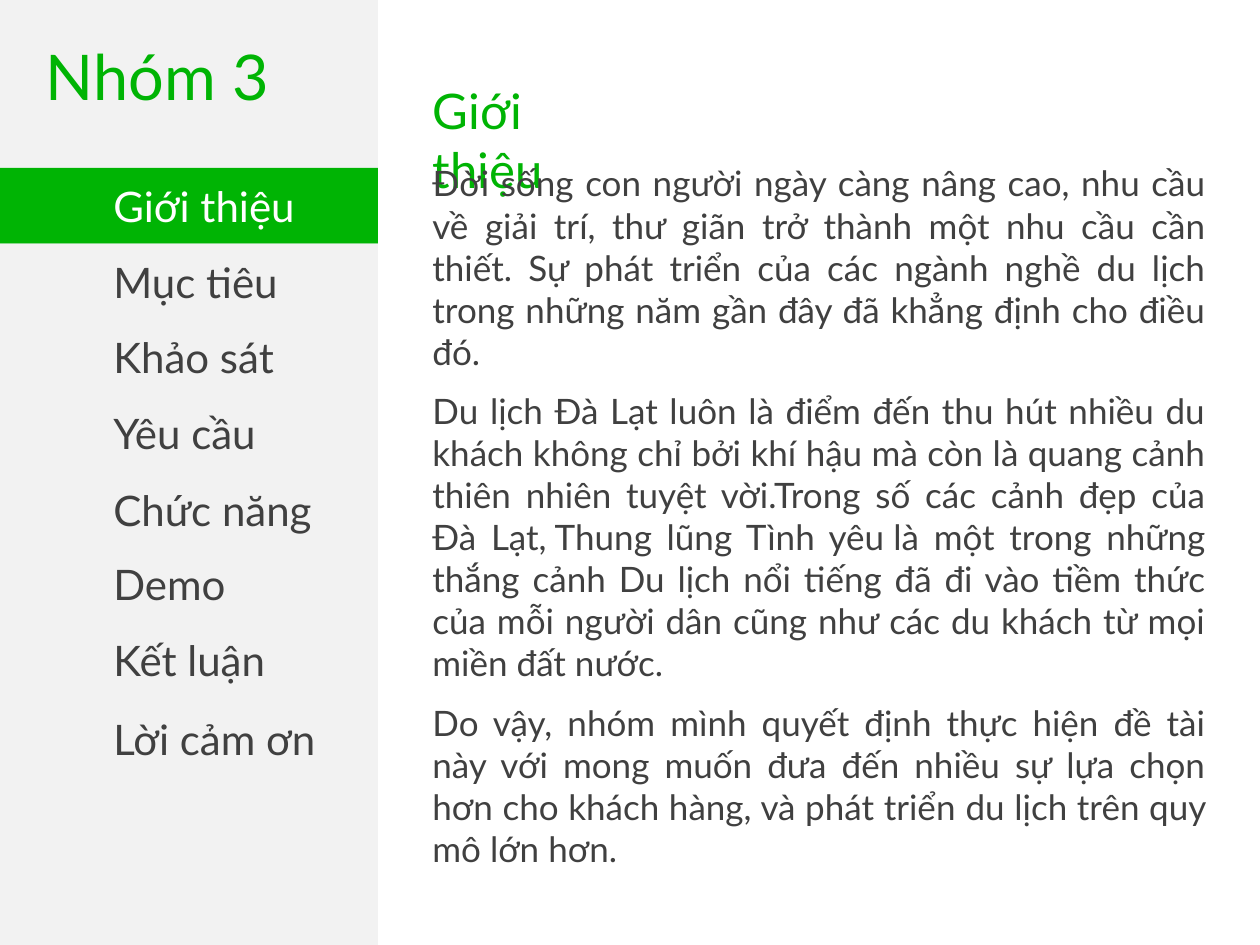
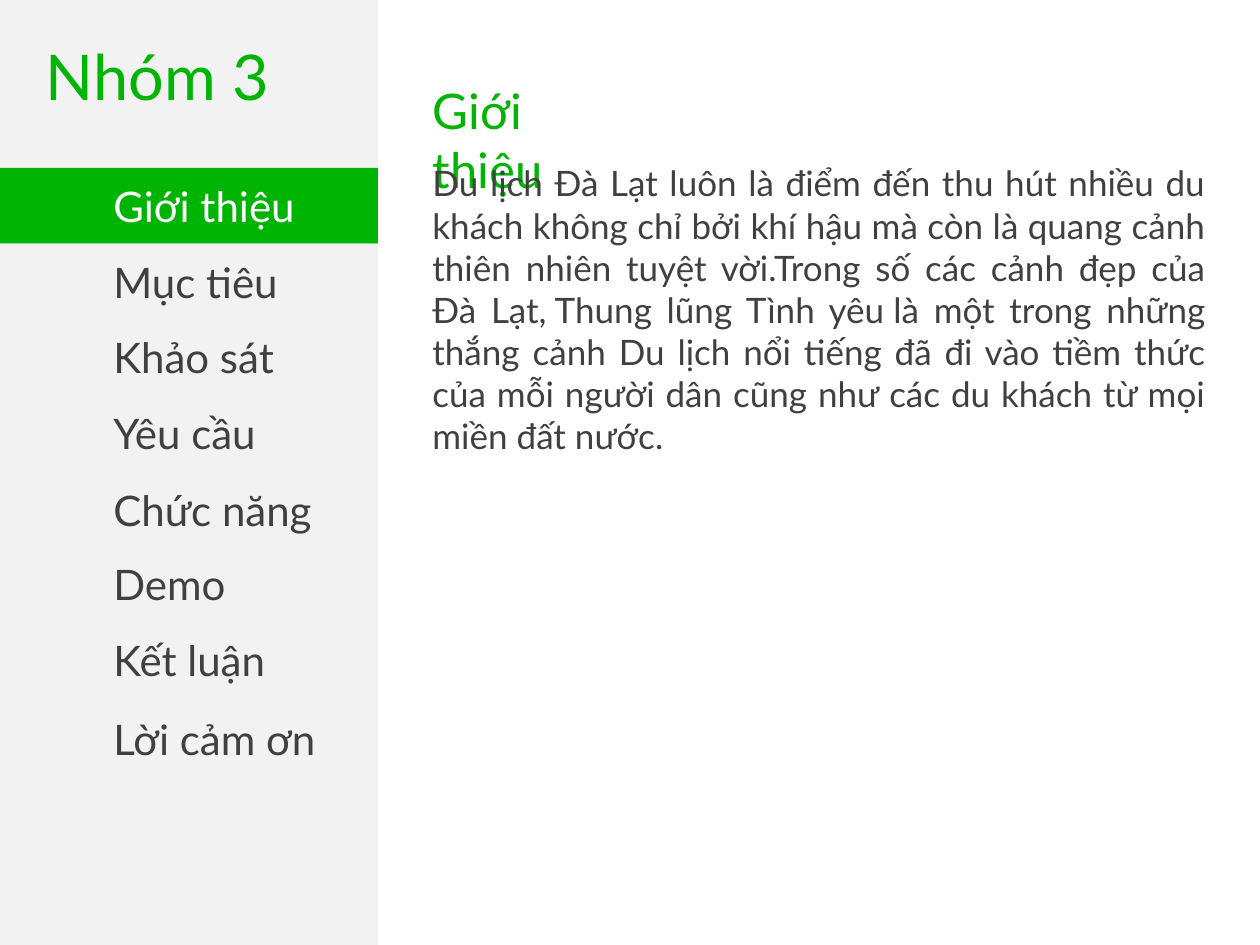
Before and after one commit to xknguyen/quan-li-diem-du-lich, a slide deck: slide 2 of BaoCao/BaoCaov1.pptx. Drawn at 1260x945 pixels with LibreOffice and Linux fonts; fonts in the diff are those of the drawing. Boxes give left, top, right and bottom in pixels: in the first picture for what was removed or moved away, otherwise in the second. Text is boxed around its words. In the diff, an @@ line names an element or a change of style, - is before the commit and + after.

```diff
--- a/BaoCao/BaoCaov1.pptx
+++ b/BaoCao/BaoCaov1.pptx
@@ text at [432,166,1205,366]: paragraph removed @@
-  Đời sống con người ngày càng nâng cao, nhu cầu về giải trí, thư giãn trở thành một nhu cầu cần thiết. Sự phát triển của các ngành nghề du lịch trong những năm gần đây đã khẳng định cho điều đó.
@@ text at [432,708,1206,827]: paragraph removed @@
-  Do vậy, nhóm mình quyết định thực hiện đề tài này với mong muốn đưa đến nhiều sự lựa chọn hơn cho khách hàng, và phát triển du lịch trên quy mô lớn hơn.
```
Also in this commit, not shown: 1 other slide changed, 2 other files.
